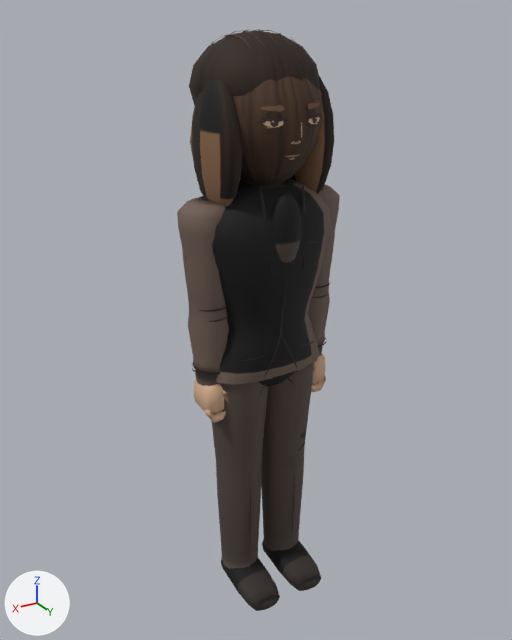
Before and after pictures for a commit that changed the glTF model assets/models/gunter_uzi_a.glb.
Both versions are drawn from a 50 mm lens placed at (1.158, 1.894, 1.988), pointed at (0.001, -0.035, 1.024). Every picture has the same lights, and +X, +Y and +Z are marked at lower left. The picture after the commit comes second. Vertices at exactly the same position are counted once.

Script lines for the objects in view, before the commit:
```python
me_mesh_0 = bpy.data.meshes.new('Mesh_0')
me_mesh_0.from_pydata(...)  # 4417 vertices, 7892 faces; spans x -0.29..0.29, y -0.23..0.22, z -0.03..1.95
me_mesh_0.materials.append(mat_material_0)
ob_body = bpy.data.objects.new('Body', me_mesh_0)
ob_body.location = (0.0, 0.0, 0.0)
```
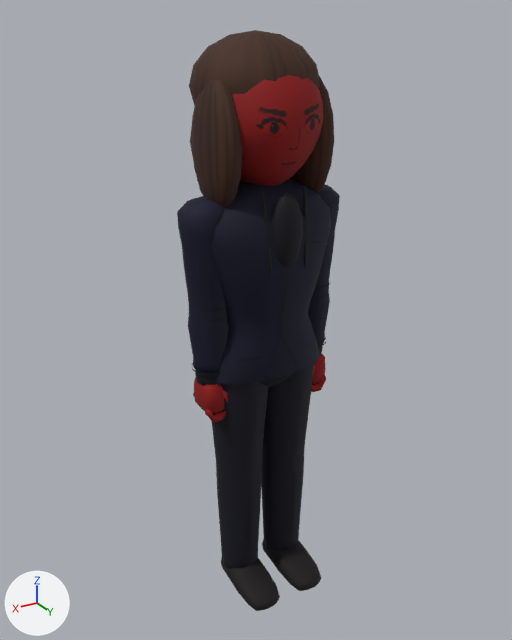
The edits, one by one:
me_mesh_0 is used by ob_body; location (0.0, 0.0, 0.0).
me_mesh_0 had 4417 vertices, 7892 faces and spanned x -0.29..0.29, y -0.23..0.22, z -0.03..1.95.
me_mesh_0 now has 3591 vertices, 6636 faces and spans x -0.29..0.29, y -0.23..0.22, z -0.03..1.95.
me_mesh_0 part 1: 15 loose pieces with 645 vertices, spanning x -0.11..0.11, y 0.16..0.19, z 1.6..1.76, are deleted.
me_mesh_0 part 2: 71 vertices moved from x -0.13..0.12, y -0.15..0.17, z 0.97..1.75 to x -0.11..0.09, y -0.11..0.18, z 0.97..1.75; 532 vertices removed from x -0.18..0.18, y -0.23..0.18, z 0.97..1.95; 351 vertices added at x -0.18..0.19, y -0.18..0.18, z 0.96..1.9.
me_mesh_0 part 3: 5741 kept faces spanning x -0.29..0.29, y -0.23..0.22, z -0.03..1.95 get new texture (UV) coordinates.
me_mesh_0 part 4: 5756 kept faces spanning x -0.29..0.29, y -0.23..0.22, z -0.03..1.95 get new vertex colours.

Changed parts and their boxes (x1, y1, x2, y2) in the pictures (512 x 640 px; the box of a moved part takes in the faces that stretch with it):
'Body', reshaped
    before: (177, 29, 340, 611)
    after: (177, 30, 340, 611)
part 1 of me_mesh_0, deleted
    before: (258, 103, 322, 160)
part 2 of me_mesh_0, moved or reshaped
    before: (211, 29, 323, 347)
    after: (232, 75, 323, 347)
part 3 of me_mesh_0, surface changed
    both: (177, 30, 340, 610)
part 4 of me_mesh_0, recoloured
    both: (177, 30, 340, 610)
